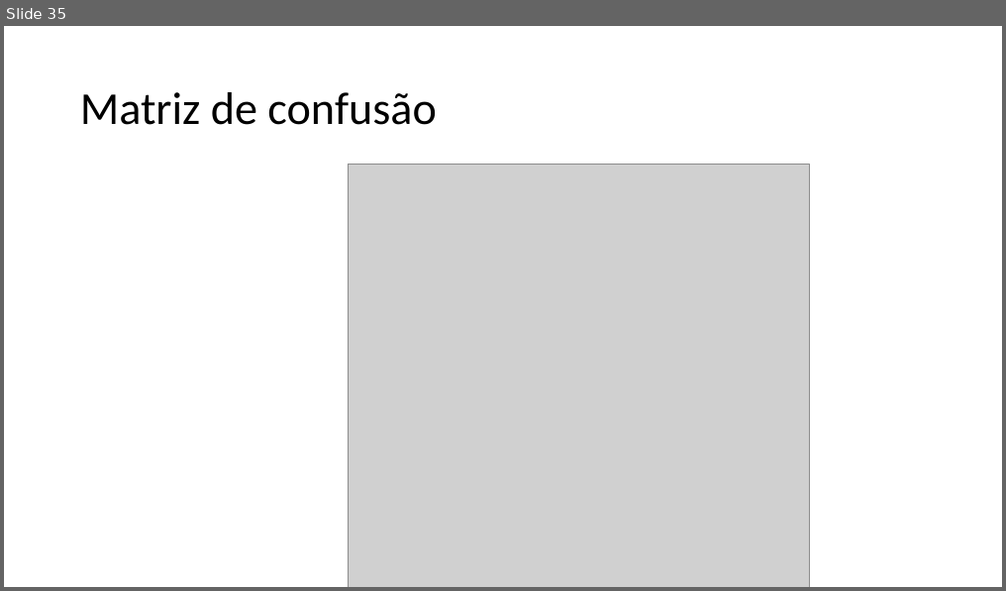
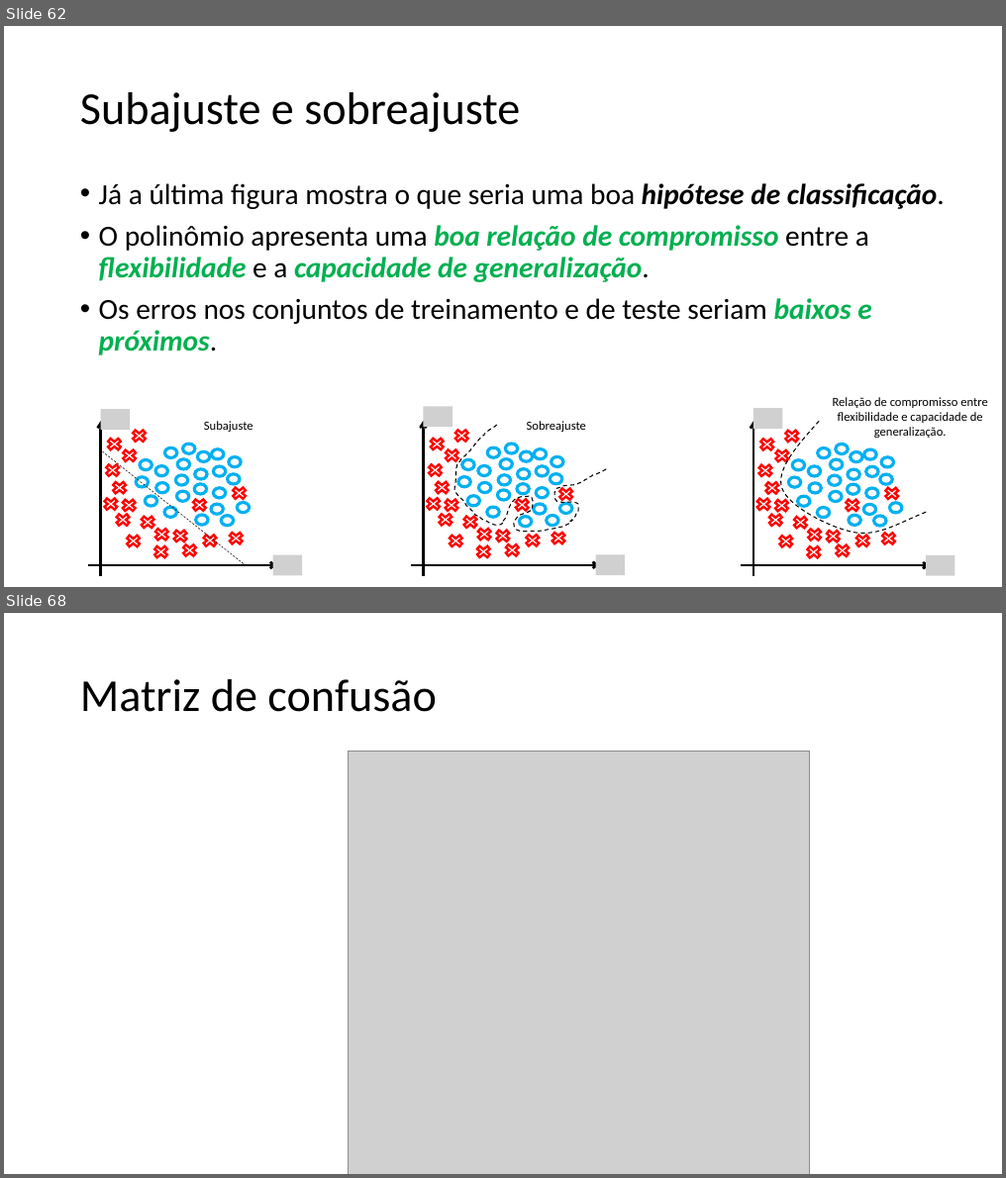
Before and after one commit to zz4fap/c24_inteligencia_artificial, a slide deck: slides/C24_Classificação.pptx. Shown one above the other, each under a label of ours: slide 35 before the commit, slides 62 and 68 after it; the slides between them are not shown. The pictures are 1006x591 and 1006x1178 pixels, drawn with LibreOffice and Linux fonts; fonts in the diff are those of the drawing; grey boxes stand for pictures. Boxes give left, top, right and bottom in pixels: in the first picture for what was removed or moved away, otherwise in the second. Text is boxed around its words. In the diff, an @@ line names an element or a change of style, - is before the commit and + after.

```diff
--- a/slides/C24_Classificação.pptx
+++ b/slides/C24_Classificação.pptx
@@ slide 62 added at [4,26,1002,587], background #FFFFFF @@
@@ title added at [80,92,520,132], 44 pt, text #000000 @@
+Subajuste e sobreajuste
@@ text added at [99,183,944,356], 28 pt, text #000000 @@
+• Já a última figura mostra o que seria uma boa hipótese de classificação.
+• O polinômio apresenta uma boa relação de compromisso entre a flexibilidade e a capacidade de generalização.
+• Os erros nos conjuntos de treinamento e de teste seriam baixos e próximos.
@@ group added at [742,397,987,577]: 23 ellipses, 18 crosses, 2 arrows, 2 pictures, 1 freeform shape, 1 text @@
+Relação de compromisso entre flexibilidade e capacidade de generalização.
@@ text added at [204,421,253,432], 12 pt, text #000000 @@
+Subajuste
@@ group added at [411,406,625,576]: 23 ellipses, 18 crosses, 2 arrows, 2 pictures, 1 freeform shape @@
@@ text added at [527,421,586,432], 12 pt, text #000000 @@
+Sobreajuste
@@ group added at [88,409,302,577]: 23 ellipses, 18 crosses, 2 arrows, 2 pictures, 1 line @@
@@ what was slide 35 is now slide 68 @@
```
Also in this commit, not shown: 32 other slides added.
